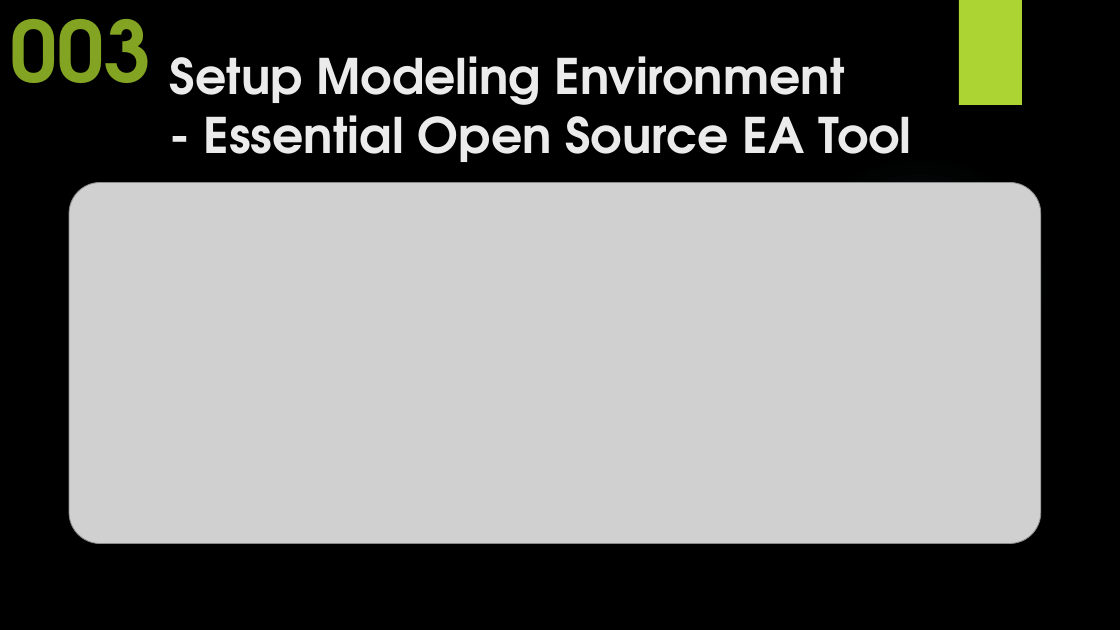
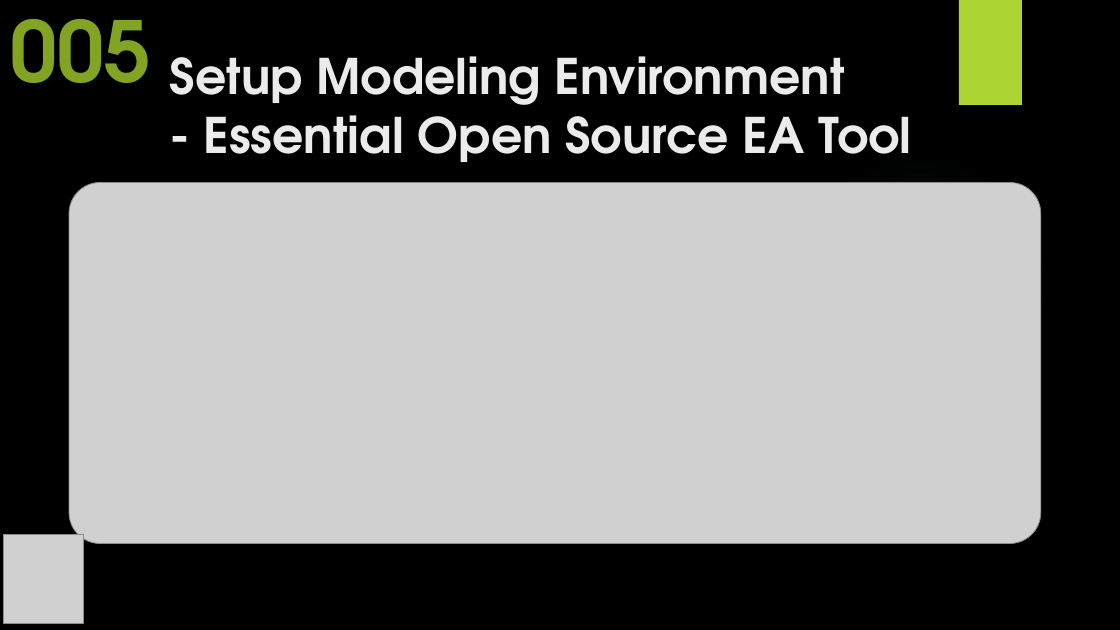
Before and after one commit to yasenstar/EA_MetaModel, a slide deck: slide 5 of Master_EAS_Meta-Model.pptx (slide 3 before the commit). Drawn at 1120x630 pixels with LibreOffice and Linux fonts; fonts in the diff are those of the drawing; grey boxes stand for pictures; background and template pictures are left out. Boxes give left, top, right and bottom in pixels: in the first picture for what was removed or moved away, otherwise in the second. Text is boxed around its words. In the diff, an @@ line names an element or a change of style, - is before the commit and + after.

```diff
--- a/Master_EAS_Meta-Model.pptx
+++ b/Master_EAS_Meta-Model.pptx
@@ text at (10, 19, 151, 83): text changed @@
-003
+005
@@ picture added at (3, 534, 83, 623) @@
```
Also in this commit, not shown: 4 other slides changed, 2 slides added, 8 other files.
